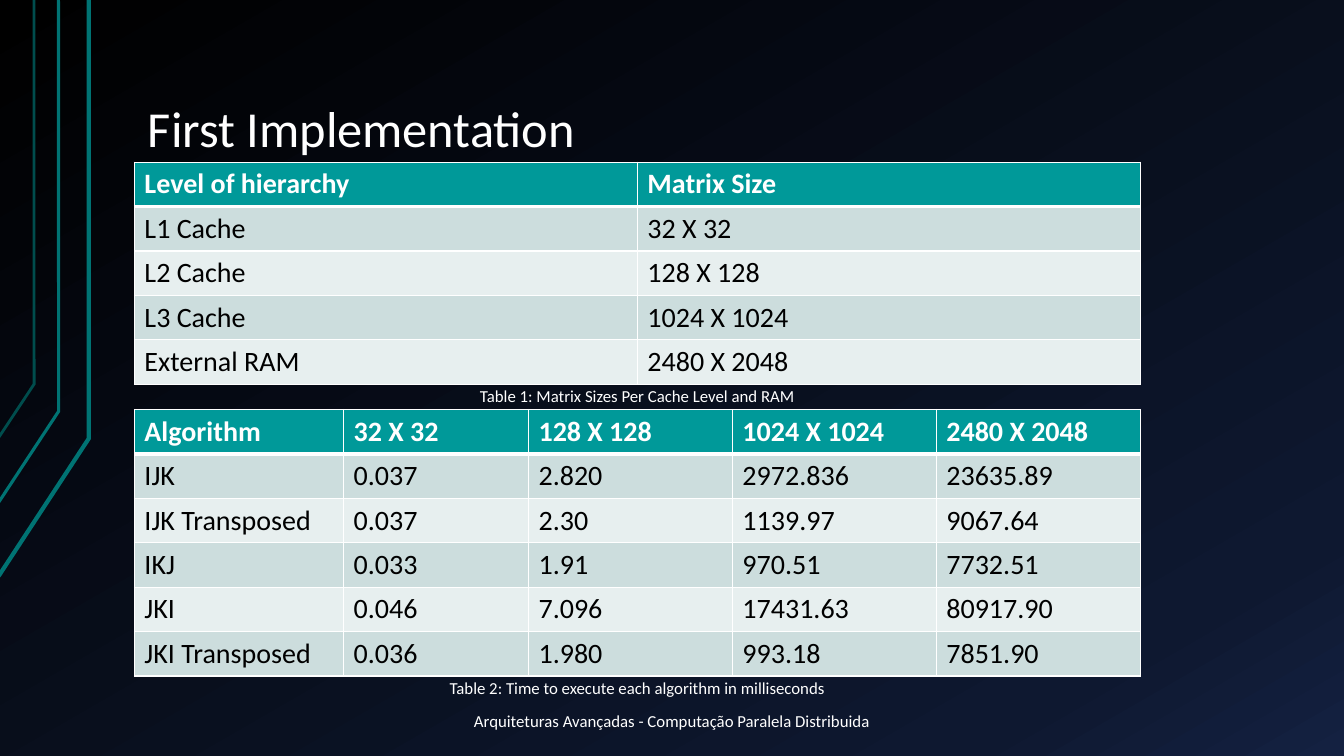
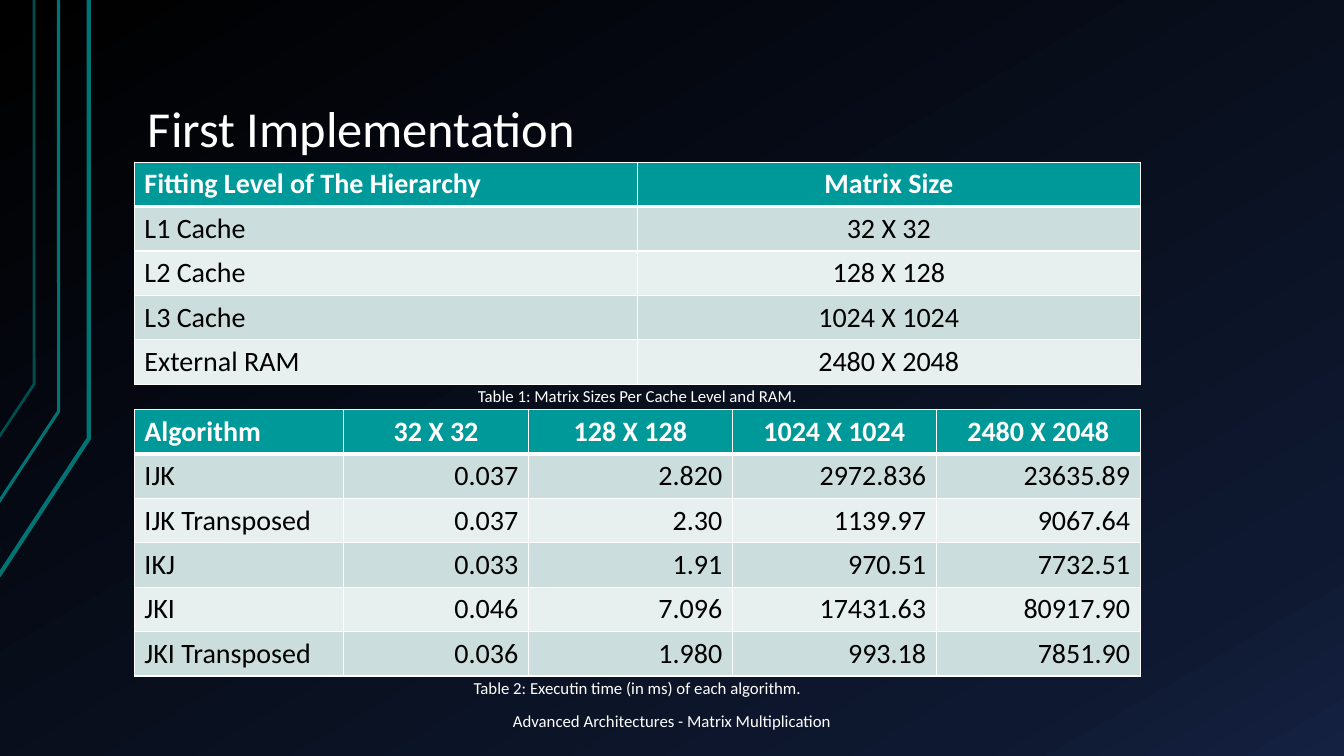
Before and after one commit to Frodo061/RegMatrix-Multiplication, a slide deck: slide 2 of AA_WorkAssignment_Pres.pptx (slide 3 before the commit). Drawn at 1344x756 pixels with LibreOffice and Linux fonts; fonts in the diff are those of the drawing. Boxes give left, top, right and bottom in pixels: in the first picture for what was removed or moved away, otherwise in the second. Text is boxed around its words. In the diff, an @@ line names an element or a change of style, - is before the commit and + after.

```diff
--- a/AA_WorkAssignment_Pres.pptx
+++ b/AA_WorkAssignment_Pres.pptx
@@ table at (134,162,1140,381) @@
-row 1, column 1: Level of hierarchy
+row 1, column 1: Fitting Level of The Hierarchy
@@ alignment left to centre @@
@@ table at (134,409,1139,672) @@
@@ alignment left to centre @@
@@ alignment left to right @@
@@ text at (478,390,796,402): text changed @@
-Table 1: Matrix Sizes Per Cache Level and RAM
+Table 1: Matrix Sizes Per Cache Level and RAM.
@@ text at (474,682,800,697): text changed @@
-Table 2: Time to execute each algorithm in milliseconds
+Table 2: Executin time (in ms) of each algorithm.
@@ text at (513,715,831,730): text changed @@
-Arquiteturas Avançadas - Computação Paralela Distribuida
+Advanced Architectures - Matrix Multiplication
```
Also in this commit, not shown: 7 other slides changed, 2 slides added, 2 slides removed.
